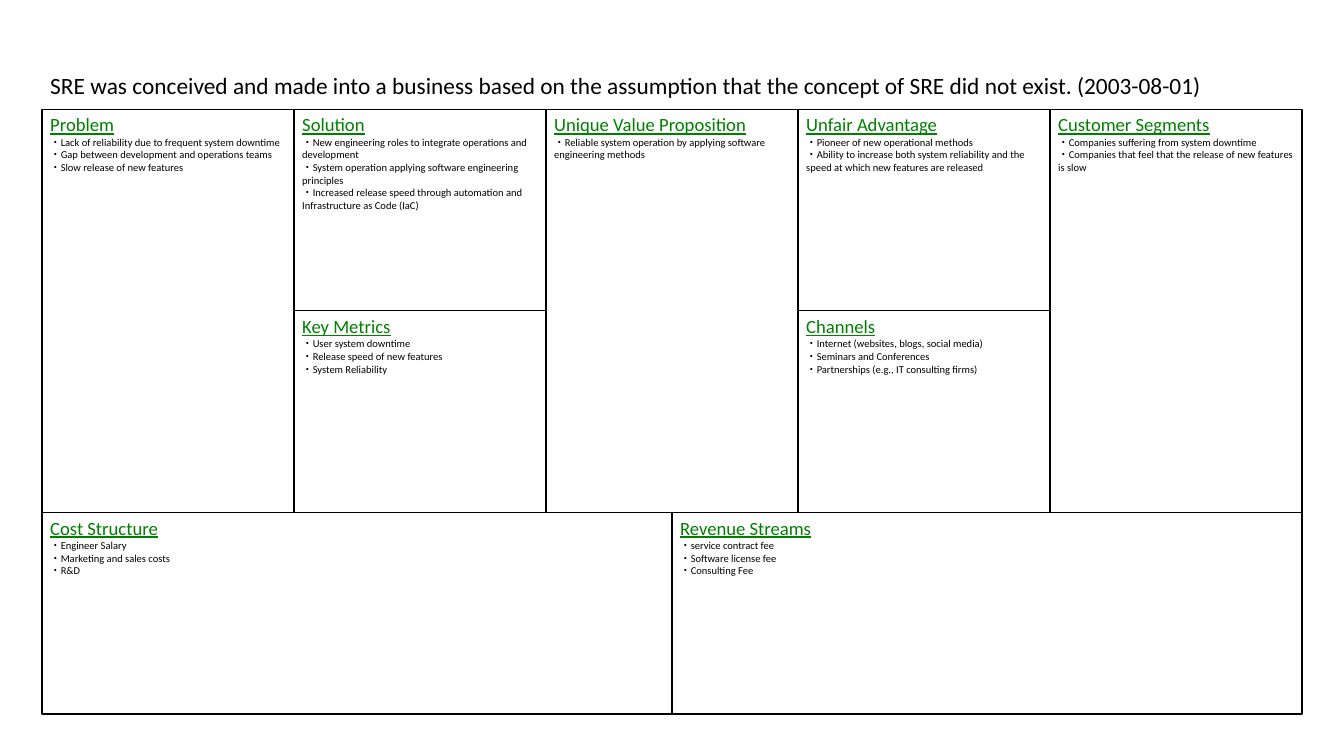
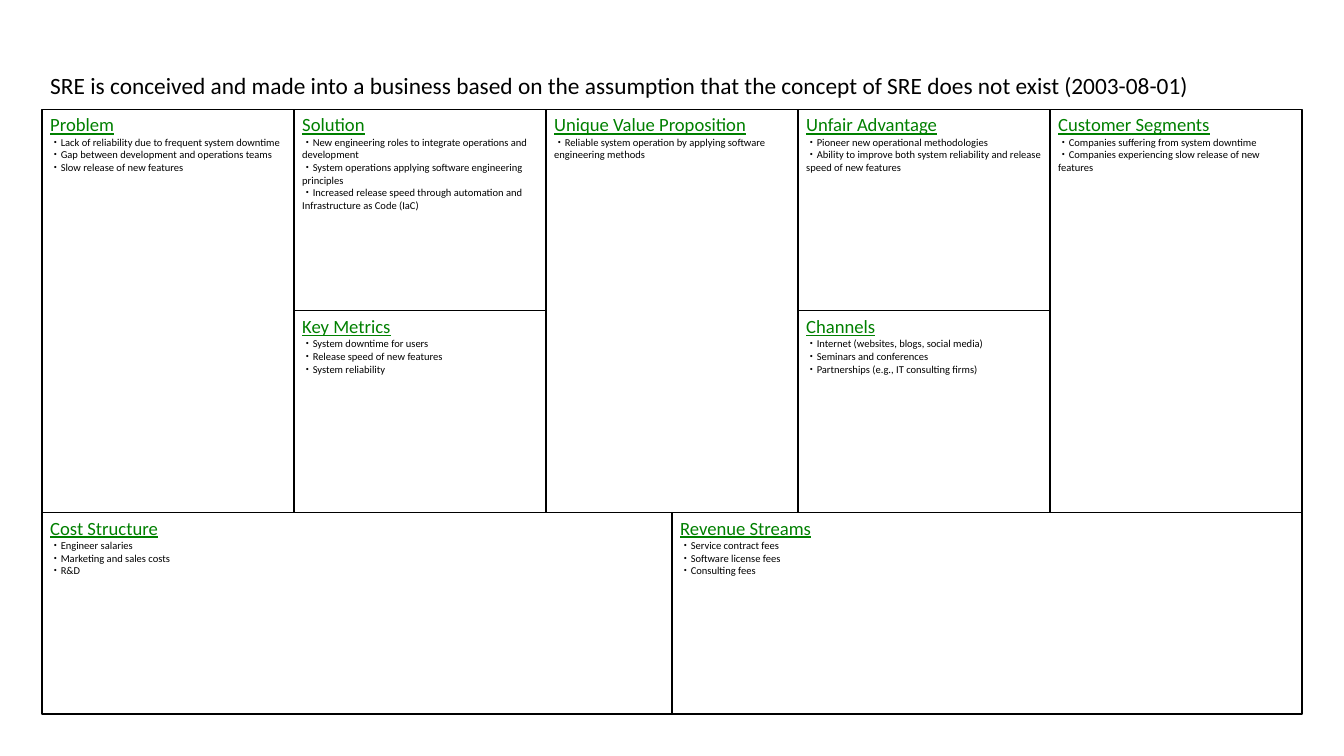
Before and after one commit to t0m0h1r0/LeanCanvas, a slide deck: slide 8 of sample_en.pptx. Drawn at 1344x756 pixels with LibreOffice and Linux fonts; fonts in the diff are those of the drawing. Boxes give left, top, right and bottom in pixels: in the first picture for what was removed or moved away, otherwise in the second. Text is boxed around its words. In the diff, an @@ line names an element or a change of style, - is before the commit and + after.

```diff
--- a/sample_en.pptx
+++ b/sample_en.pptx
@@ text at [50,77,1187,98]: text changed @@
-SRE was conceived and made into a business based on the assumption that the concept of SRE did not exist. (2003-08-01)
+SRE is conceived and made into a business based on the assumption that the concept of SRE does not exist (2003-08-01)
@@ text in rectangle at [806,138,1041,173]: text changed @@
-・Pioneer of new operational methods
-・Ability to increase both system reliability and the speed at which new features are released
+・Pioneer new operational methodologies
+・Ability to improve both system reliability and release speed of new features
@@ text in rectangle at [302,163,523,186]: text changed @@
-・System operation applying software engineering principles
+・System operations applying software engineering principles
@@ text in rectangle at [1058,150,1260,171]: text changed @@
-・Companies that feel that the release of new features is slow
+・Companies experiencing slow release of new features
@@ text in rectangle at [302,339,428,349]: text changed @@
-・User system downtime
+・System downtime for users
@@ text in rectangle at [806,352,929,360]: text changed @@
-・Seminars and Conferences
+・Seminars and conferences
@@ text in rectangle at [302,365,385,375]: text changed @@
-・System Reliability
+・System reliability
@@ text in rectangle at [50,542,133,551]: text changed @@
-・Engineer Salary
+・Engineer salaries
@@ text in rectangle at [680,542,781,576]: text changed @@
-・service contract fee
-・Software license fee
-・Consulting Fee
+・Service contract fees
+・Software license fees
+・Consulting fees
```
Also in this commit, not shown: 15 other slides changed, 4 other files.
